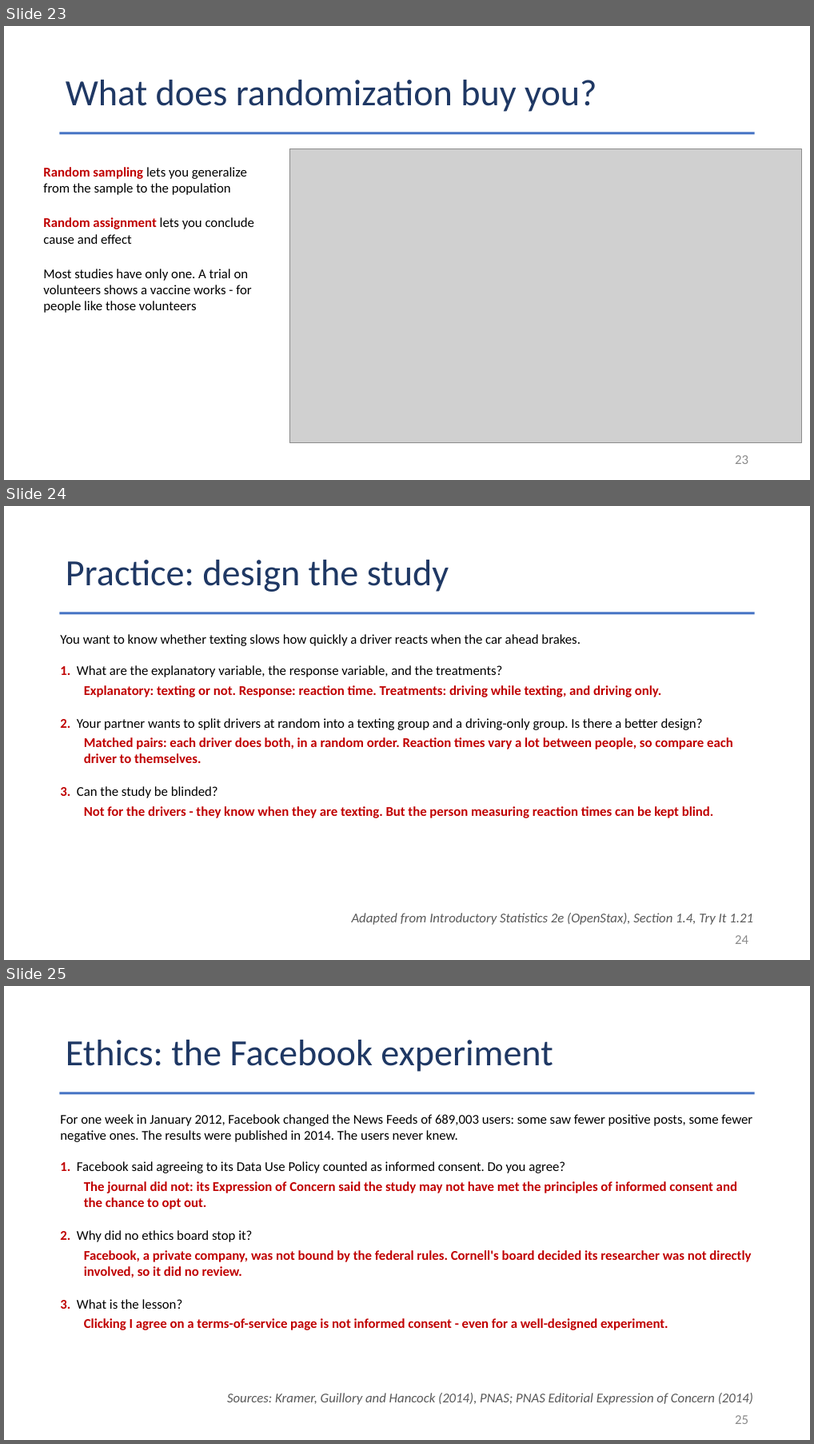
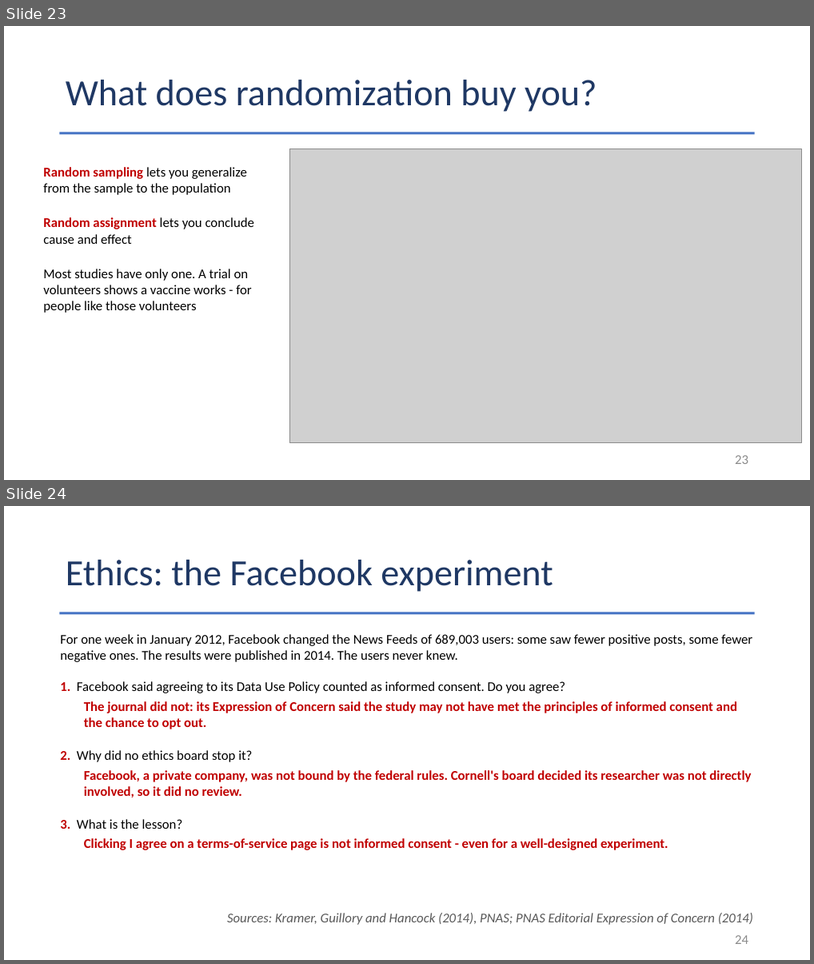
Before and after one commit to Jarred6068/Kvamme_UI_STAT251, a slide deck: docs/lecture_slides/Week 5/Week5_Lecture10_Slides_9_23_2026.pptx. Shown one above the other, each under a label of ours: slides 23, 24 and 25 before the commit, slides 23 and 24 after it. The pictures are 814x1444 and 814x964 pixels, drawn with LibreOffice and Linux fonts; fonts in the diff are those of the drawing; grey boxes stand for pictures. Boxes give left, top, right and bottom in pixels: in the first picture for what was removed or moved away, otherwise in the second. Text is boxed around its words. In the diff, an @@ line names an element or a change of style, - is before the commit and + after.

```diff
--- a/docs/lecture_slides/Week 5/Week5_Lecture10_Slides_9_23_2026.pptx
+++ b/docs/lecture_slides/Week 5/Week5_Lecture10_Slides_9_23_2026.pptx
@@ slide 24 removed at (4, 506, 810, 960), background #FFFFFF @@
@@ title removed at (66, 560, 449, 592) @@
-Practice: design the study
@@ rectangle removed at (60, 612, 755, 614) @@
@@ text removed at (60, 634, 580, 646) @@
-You want to know whether texting slows how quickly a driver reacts when the car ahead brakes.
@@ text removed at (60, 665, 502, 677) @@
-1. What are the explanatory variable, the response variable, and the treatments?
@@ text removed at (84, 685, 662, 697) @@
-Explanatory: texting or not. Response: reaction time. Treatments: driving while texting, and driving only.
@@ text removed at (60, 718, 703, 730) @@
-2. Your partner wants to split drivers at random into a texting group and a driving-only group. Is there a better design?
@@ text removed at (84, 737, 734, 763) @@
-Matched pairs: each driver does both, in a random order. Reaction times vary a lot between people, so compare each driver to themselves.
@@ text removed at (60, 786, 218, 798) @@
-3. Can the study be blinded?
@@ text removed at (84, 806, 714, 818) @@
-Not for the drivers - they know when they are texting. But the person measuring reaction times can be kept blind.
@@ text removed at (352, 912, 754, 924) @@
-Adapted from Introductory Statistics 2e (OpenStax), Section 1.4, Try It 1.21
@@ page number removed at (735, 935, 749, 944) @@
-24
@@ what was slide 25 is now slide 24 @@
@@ page number at (735, 935, 749, 944): text changed @@
-25
+24
```
Also in this commit, not shown: 4 slides changed, 3 slides added, 3 other slides removed, 28 other files.
